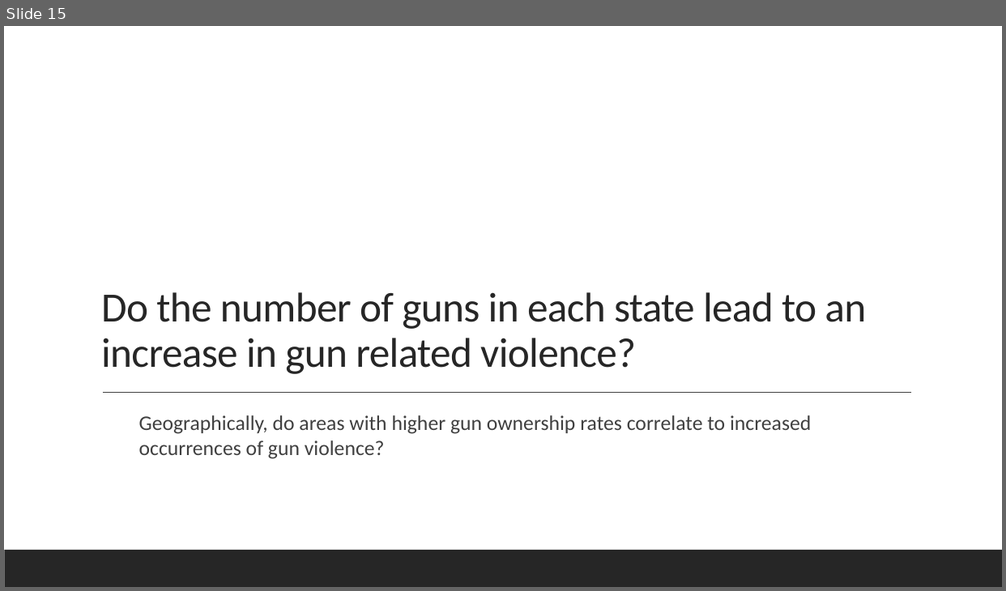
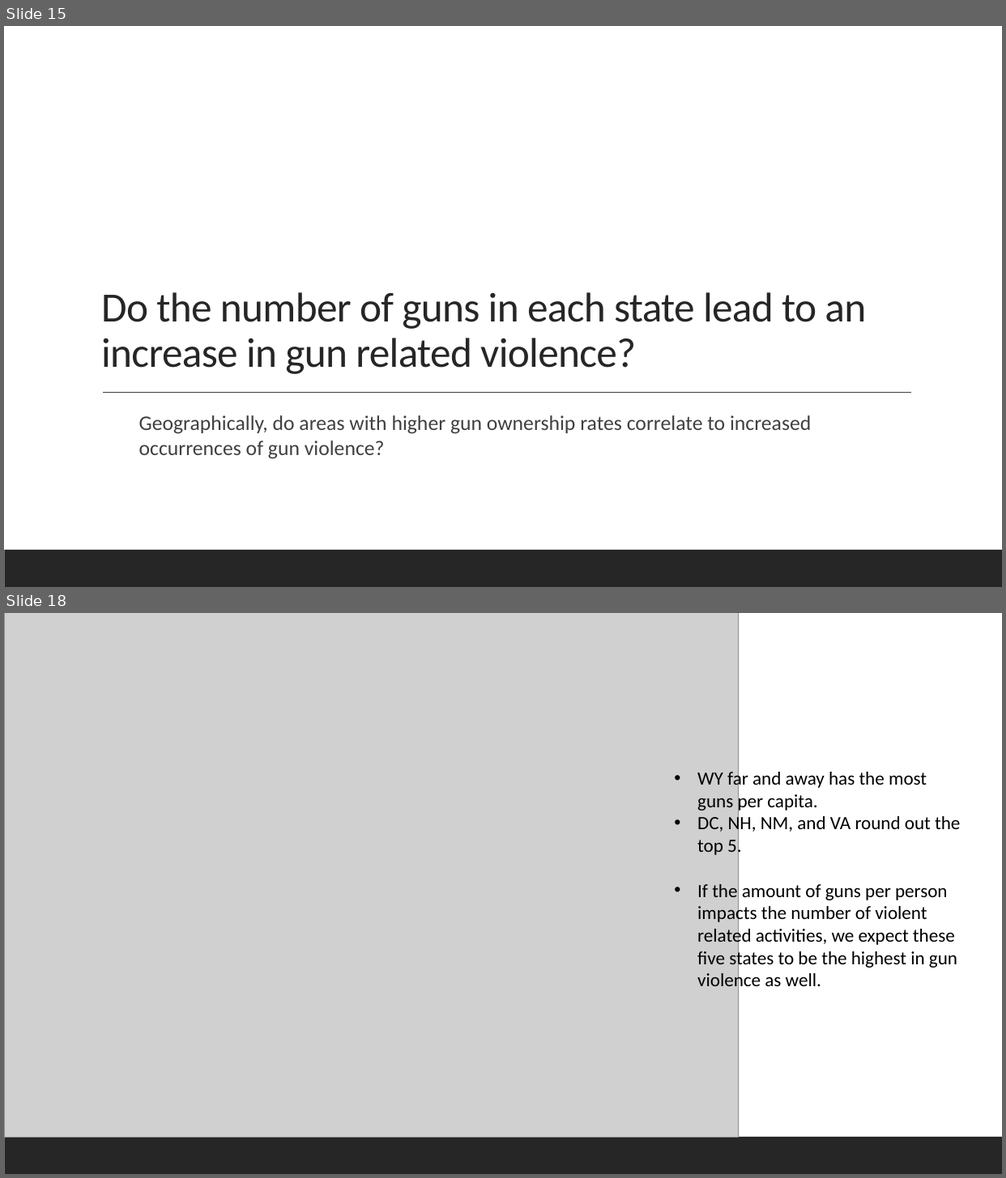
Before and after one commit to KyleYounghans/GunViolenceDataAnalysis, a slide deck: Gun Violence in the US (07.18.19).pptx. Shown one above the other, each under a label of ours: slide 15 before the commit, slides 15 and 18 after it; the slides between them are not shown. The pictures are 1006x591 and 1006x1178 pixels, drawn with LibreOffice and Linux fonts; fonts in the diff are those of the drawing; grey boxes stand for pictures. Boxes give left, top, right and bottom in pixels: in the first picture for what was removed or moved away, otherwise in the second. Text is boxed around its words. In the diff, an @@ line names an element or a change of style, - is before the commit and + after.

```diff
--- a/Gun Violence in the US (07.18.19).pptx
+++ b/Gun Violence in the US (07.18.19).pptx
@@ slide 18 added at (4, 613, 1002, 1174), background #FFFFFF; not listed: 1 template element that a slide beside it also shows @@
@@ picture added at (4, 613, 739, 1138) @@
@@ text added at (697, 769, 960, 992), 18 pt, text #000000 @@
+• WY far and away has the most guns per capita.
+• DC, NH, NM, and VA round out the top 5.
+• If the amount of guns per person impacts the number of violent related activities, we expect these five states to be the highest in gun violence as well.
```
Also in this commit, not shown: 1 slide changed, 6 other slides added, 1 slide removed, 19 other files.
